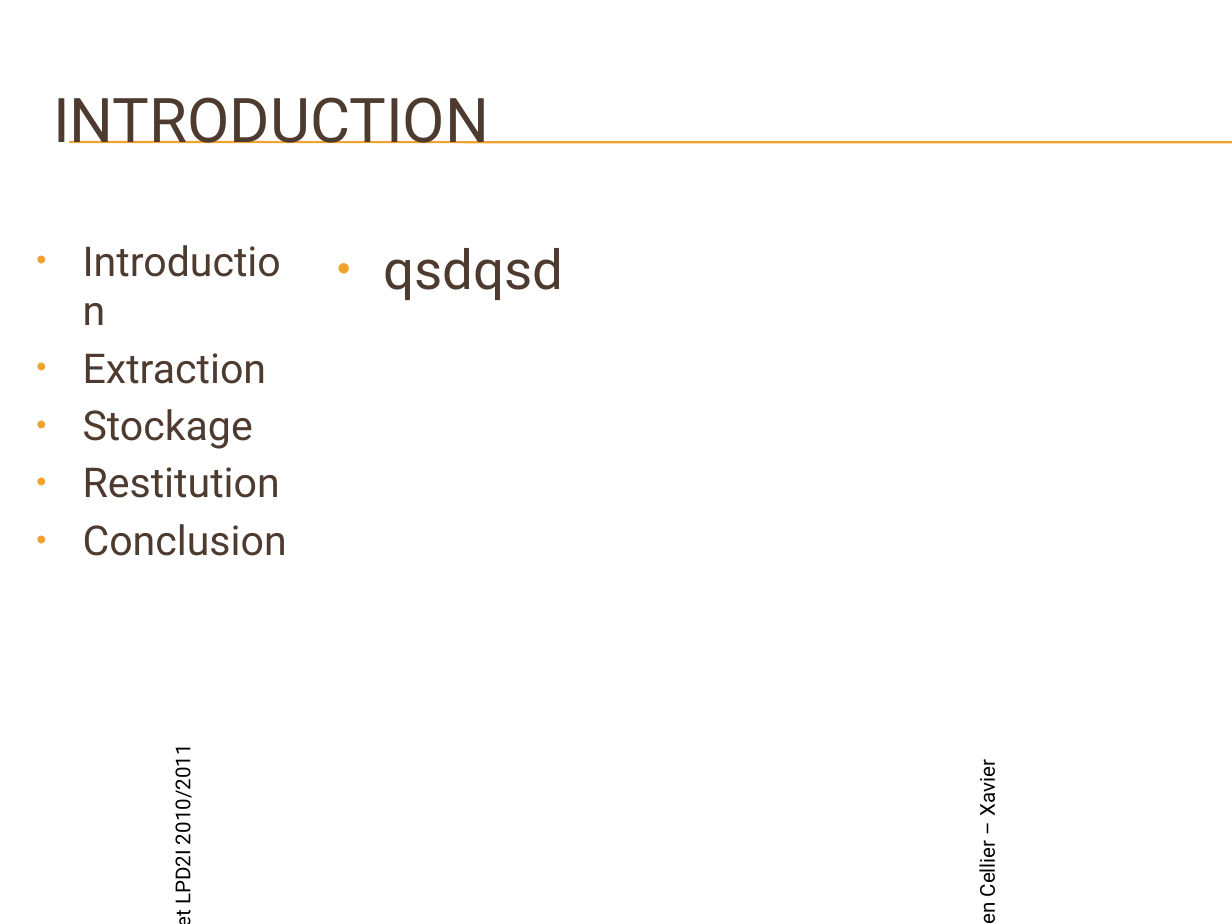
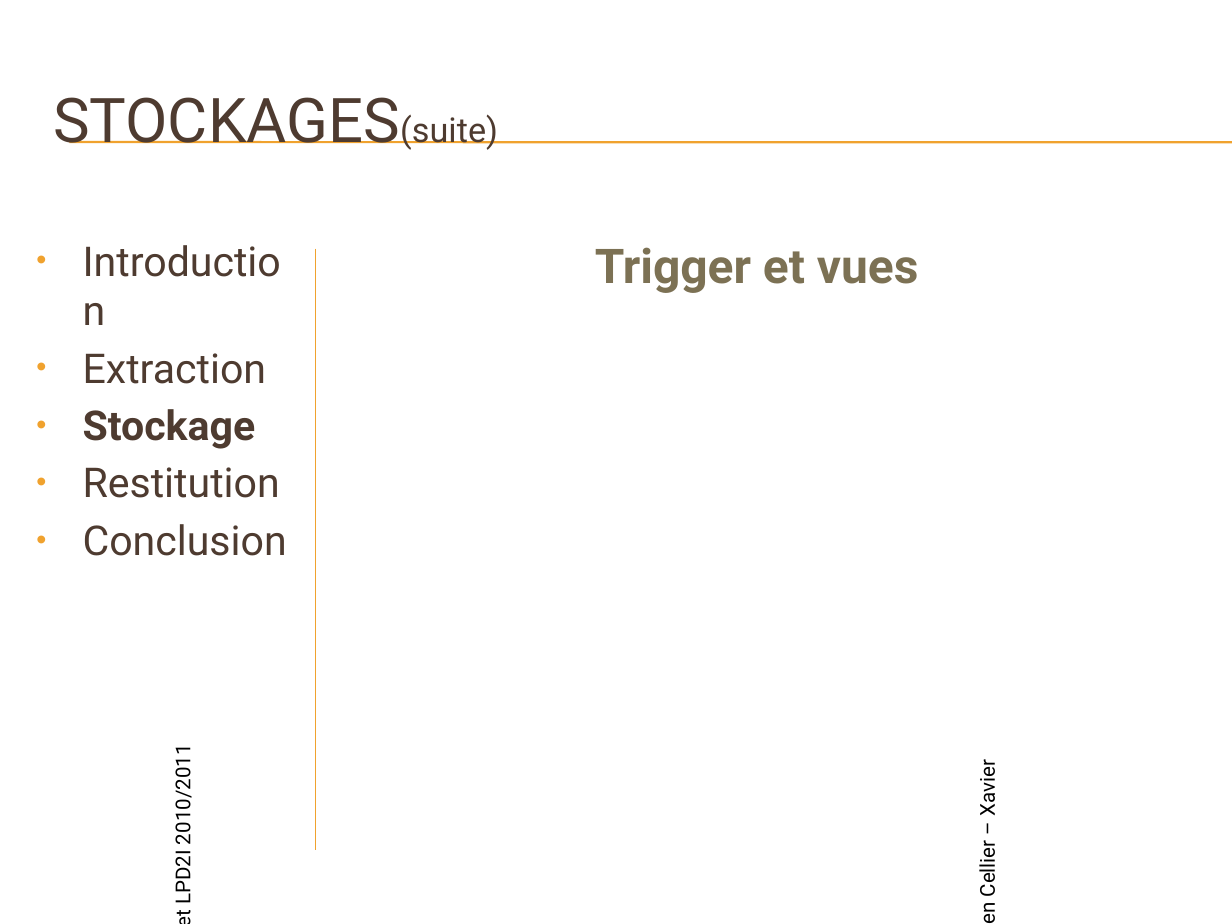
Before and after one commit to xqvier/projettuteurexml, a slide deck: slide 10 of pwp soutenance.pptx (slide 3 before the commit). Drawn at 1232x924 pixels with LibreOffice and Linux fonts; fonts in the diff are those of the drawing; background and template pictures are left out. Boxes give left, top, right and bottom in pixels: in the first picture for what was removed or moved away, otherwise in the second. Text is boxed around its words. In the diff, an @@ line names an element or a change of style, - is before the commit and + after.

```diff
--- a/pwp soutenance.pptx
+++ b/pwp soutenance.pptx
@@ title at (x1=53, y1=97, x2=498, y2=150): text changed @@
-INTRODUCTION
+STOCKAGES(suite)
@@ line added from (315, 249) to (315, 850), #F0A22E 0.79 pt @@
@@ text at (x1=595, y1=247, x2=919, y2=293): text changed; size 32 to 28 pt; text colour #4E3B30 to #7C7154; bold on @@
-• qsdqsd
+Trigger et vues
@@ text at (x1=83, y1=409, x2=256, y2=449): bold on in "Stockage" @@
```
Also in this commit, not shown: 3 other slides changed, 7 slides added.
